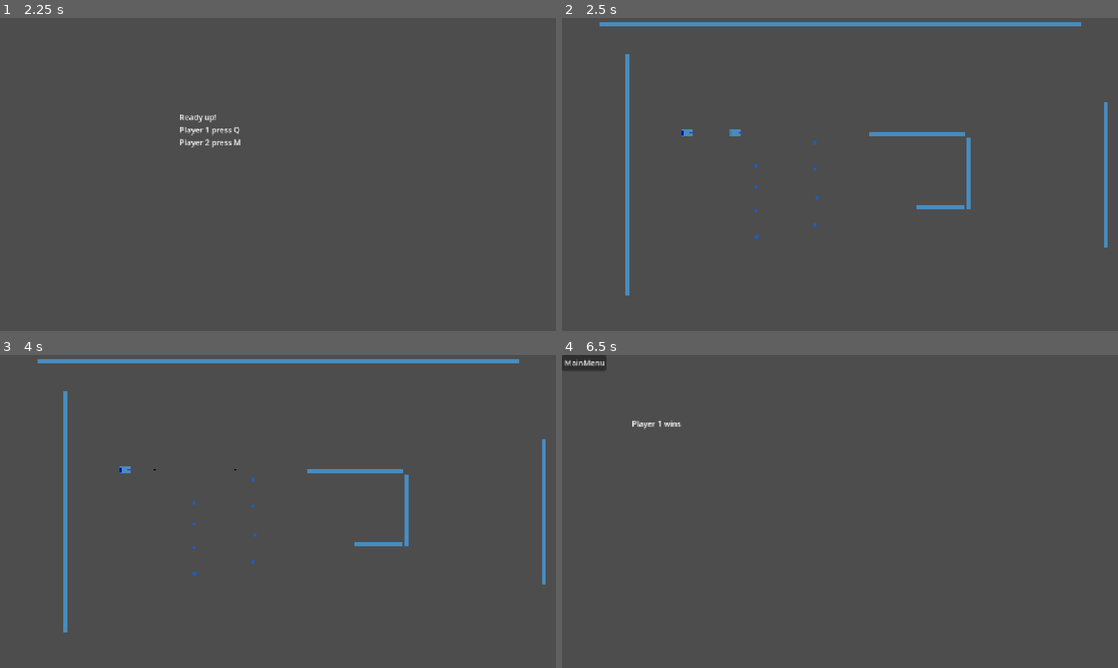
Above: before the commit, frames 1-4 (two rows, left to right).
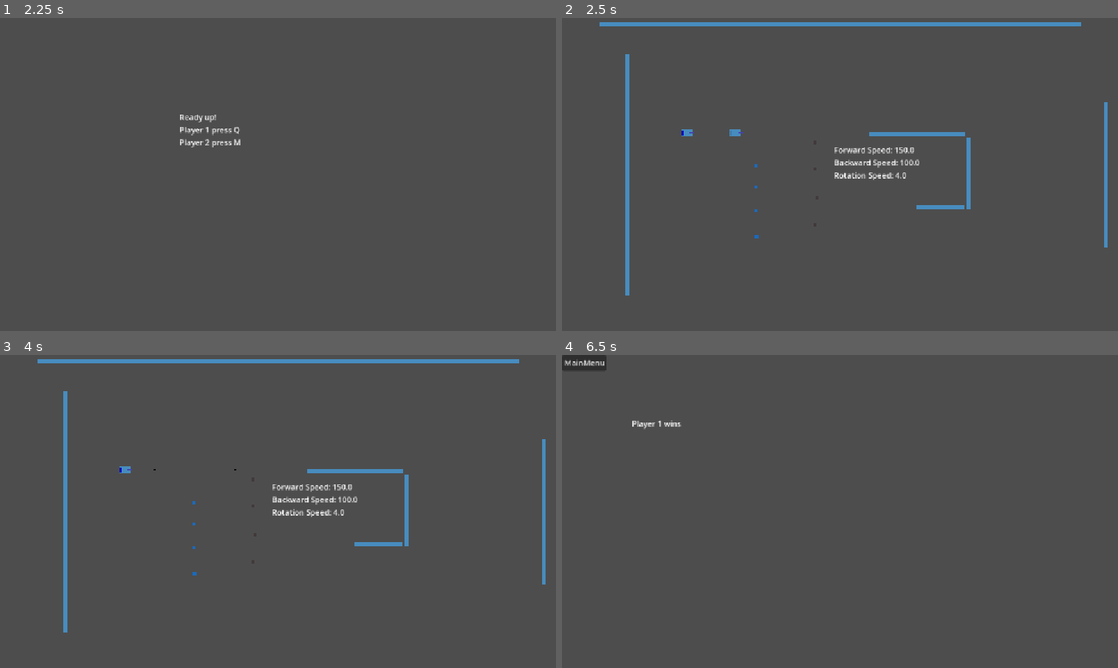
Above: after the commit, the same moments.

Repository: JoeyGiordano/TankTrouble2
Game: Godot game, scene res://game_container/game_container.tscn
Two runs of this game, one before a commit and one after it. Both use one fixed random seed, a clock stepped at 60 frames per second and the inputs below. The engine's default icon, where the game draws it, is replaced by a stand-in: a white triangle on a blue panel in a dark square.
Inputs:
- Up to frame 1 (2.25 s): click "[CutSceneOver]" at 0.5 s; click "Play" at 1.25 s; tap Q (tank1_shoot) at 2 s; hold Q (tank1_shoot) from 2.03 s (still down)
- Up to frame 2 (2.5 s): keep holding Q (tank1_shoot); tap M (tank2_shoot) at 2.3 s
- Up to frame 3 (4 s): tap Space at 2.75 s; release Q (tank1_shoot) at 2.78 s; tap M (tank2_shoot) at 2.85, 3.8 s; tap Q (tank1_shoot) at 3.05 s; tap Enter at 3.5 s; hold Q (tank1_shoot) from 3.53 s (still down)
- Up to frame 4 (6.5 s): tap Space at 4.25, 5.75 s; release Q (tank1_shoot) at 4.28 s; tap M (tank2_shoot) at 4.35, 5.3 s; tap Q (tank1_shoot) at 4.55, 6.05 s; tap Enter at 5 s; hold F 5.03-5.78 s; tap 0 (DEBUG_SKIP) at 5.65 s; tap 9 at 5.85 s

Frame 1 is identical in both runs. In frame 2, 0.5% of the frame differs, in the area x 45-65%, y 39-67%; in frame 3, 0.5%; in frame 4, nothing differs.

Commit message:
Testing and cleanup
Color to item
Label for display stats
Changes to come

Diff:
--- a/game/game_manager.gd
+++ b/game/game_manager.gd
@@ -8,18 +8,24 @@
 @onready var Players = $Players #The player nodes are instantiated and stored in this node, they can exist even when a menu is on the screen by locking the controls and hiding the player
 @onready var Bullets = $Bullets
 
-var player_count : int
+var in_game : bool = false
 var score : int
 
 func _init():
 	#set up the singleton (not an autoload) (in _init() so that it works when _ready() is called for all other nodes)
 	GM = self
 
+func _process(_delta):
+	if in_game :
+		$Label.text = player(2).stats.as_string()
+	else : $Label.text = ""
+
 func players_ready() :
 	#called when the players finish readying up in the ready_up shell_scene
 	#assume two players for now
 	GameContainer.GC.switch_to_scene("test_level_0")
 	create_players(2)
+	in_game = true
 	player(1).tank_rigidbody.global_position = Vector2(-100,0)
 	player(1).tank_rigidbody.get_loadout().get_child(0).get_child(1).modulate = Color.BLUE #change one tank color
 
@@ -38,6 +44,7 @@
 		end_round()
 
 func end_round() :
+	in_game = false
 	for child in Bullets.get_children():
 		child.queue_free()
 
--- a/game/item/item.gd
+++ b/game/item/item.gd
@@ -10,6 +10,7 @@
 
 func _ready():
 	hitbox.area_entered.connect(on_area_entered)
+	hitbox.get_child(0).modulate = item_res.color
 
 func get_stats() -> Stats :
 	return item_res.get_stats()
--- a/game/item/item.tscn
+++ b/game/item/item.tscn
@@ -15,7 +15,6 @@
 
 [node name="Body" type="Sprite2D" parent="Hitbox"]
 modulate = Color(0.435294, 0.666667, 1, 1)
-position = Vector2(-9.53674e-07, 2.38419e-07)
 scale = Vector2(7, 7)
 texture = ExtResource("1_pcd34")
 region_enabled = true
--- a/game/item/item_resource.gd
+++ b/game/item/item_resource.gd
@@ -10,9 +10,12 @@
 
 #Stats
 @export var forward_speed : float
+#@export var forward_speed_multiplier : float
 @export var backward_speed : float
 @export var rotation_speed : float
 
+#Other
+@export var color : Color
 
 #note that when adding a stat, a few lines need to be added in stats.gd and in get_stats() in this class
 
@@ -36,5 +39,5 @@
 
 static func do_nothing(tank : Tank) :
 	#for testing
-	tank.stats.backward_speed = 0
+	tank.stats.backward_speed -= 200
 	if tank.on_fire : tank.stats.backward_speed = 300
--- a/game/item/items/itemxx1.tres
+++ b/game/item/items/itemxx1.tres
@@ -8,6 +8,8 @@
 description = "tttt"
 func_names = Array[String](["do_nothing"])
 forward_speed = 40.0
-backward_speed = 30.0
-rotation_speed = -1.0
+fs_set = "add"
+backward_speed = 0.0
+rotation_speed = 0.0
+color = Color(0.364706, 0.760784, 0.996078, 1)
 metadata/_custom_type_script = "uid://cl7ga7teyrqpf"
--- a/game/item/items/itemxx2.tres
+++ b/game/item/items/itemxx2.tres
@@ -10,4 +10,5 @@
 forward_speed = 70.0
 backward_speed = -50.0
 rotation_speed = 1.0
+color = Color(0.927397, 0.406548, 0.30857, 1)
 metadata/_custom_type_script = "uid://cl7ga7teyrqpf"
--- a/game/tank/rigidbody/tank_rigidbody.gd
+++ b/game/tank/rigidbody/tank_rigidbody.gd
@@ -1,11 +1,8 @@
 extends RigidBody2D
 class_name TankRigidbody
 
-var forward_speed = 150.0
-var backward_speed = 100.0
-var rotation_speed = 4.0
-var linear_stop_damp = 28
-var angular_stop_damp = 17
+var linear_stop_damp : float = 0.186
+var angular_stop_damp : float = 4.27
 
 @onready var tank : Tank = get_parent()
 
@@ -27,15 +24,15 @@
 	elif move_input.y < 0:
 		linear_velocity = move_input.y * tank.stats.backward_speed * transform.x
 	else :
-		#makes the linear velocity go to zero smoothly
-		linear_velocity = linear_velocity.move_toward(Vector2.ZERO,linear_stop_damp)
+		#makes the linear velocity go to zero smoothly (the higher the speed stat, the faster the speed needs to drop)
+		linear_velocity = linear_velocity.move_toward(Vector2.ZERO,linear_stop_damp*max(abs(tank.stats.forward_speed),abs(tank.stats.backward_speed)))
 
 	#rotation
 	if move_input.x :
 		angular_velocity = move_input.x * tank.stats.rotation_speed
 	else :
-		#makes the angular velocity go to zero smoothly
-		angular_velocity = move_toward(angular_velocity, 0, angular_stop_damp)
+		#makes the angular velocity go to zero smoothly (the higher the speed stat, the faster the speed needs to drop)
+		angular_velocity = move_toward(angular_velocity, 0, angular_stop_damp*tank.stats.rotation_speed)
 
 ## Loadout Management
 
--- a/game/tank/stats/stats.gd
+++ b/game/tank/stats/stats.gd
@@ -21,6 +21,13 @@
 	s.rotation_speed = rotation_speed
 	return s
 
+func as_string() -> String :
+	var s = ""
+	s = s+"Forward Speed: " + str(forward_speed) + "\n"
+	s = s+"Backward Speed: " + str(backward_speed) + "\n"
+	s = s+"Rotation Speed: " + str(rotation_speed) + "\n"
+	return s
+
 static func get_tank_base_stats_copy() -> Stats :
 	var s = Stats.new()
 	s.forward_speed = 150.0
--- a/game/tank/stats/stats_handler.gd
+++ b/game/tank/stats/stats_handler.gd
@@ -3,6 +3,9 @@
 
 @onready var tank : Tank = get_parent()
 @onready var unconditional_stats : Stats = Stats.get_tank_base_stats_copy() #player base stats + unconditional stats from items (updated when a new item is picked up)
+
+func _ready() :
+	tank.stats = unconditional_stats.copy()
 
 func _process(_delta):
 	handle_process_effects()
--- a/game_container/game_container.tscn
+++ b/game_container/game_container.tscn
@@ -14,6 +14,12 @@
 
 [node name="Bullets" type="Node" parent="GameManager"]
 
+[node name="Label" type="Label" parent="GameManager"]
+offset_left = 206.0
+offset_top = 24.0
+offset_right = 246.0
+offset_bottom = 47.0
+
 [node name="ActiveSceneHolder" type="Node" parent="."]
 
 [node name="StartupCutscene" parent="ActiveSceneHolder" instance=ExtResource("2_xcs12")]
